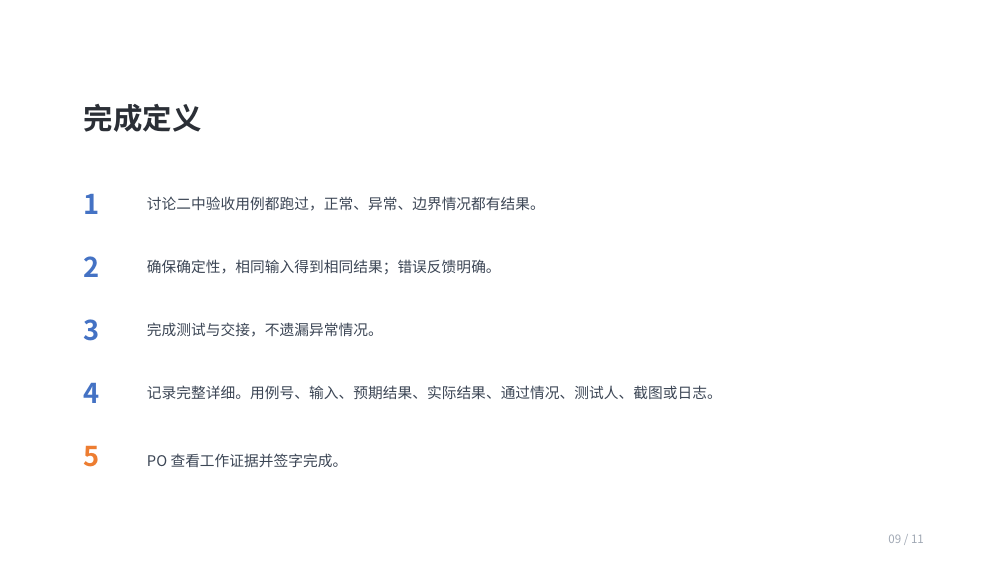
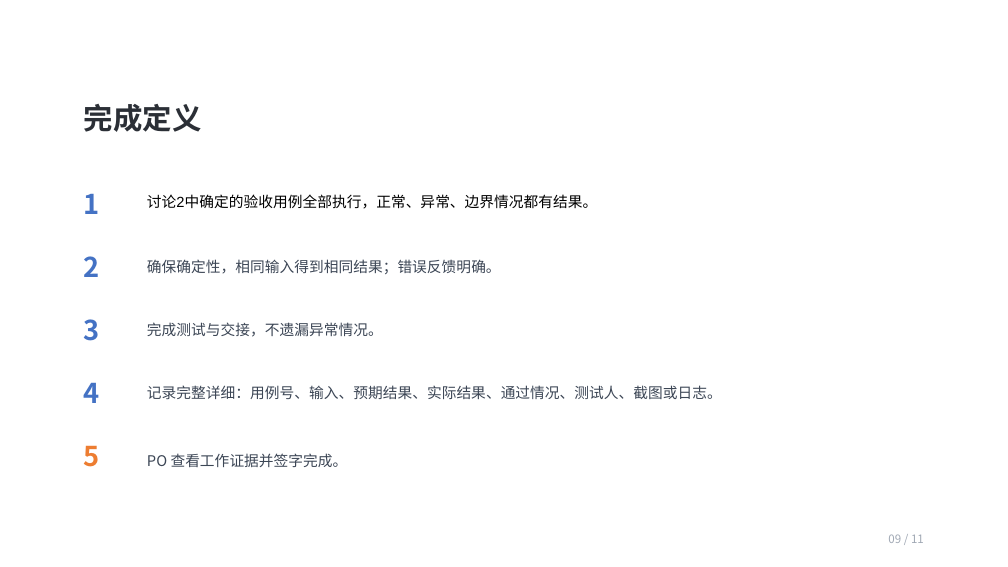
Before and after one commit to jianboer/SimpleCADforDSH, a slide deck: slide 10 of docs/course/discussions/讨论3.pptx (slide 9 before the commit). Drawn at 1008x567 pixels with LibreOffice and Linux fonts; fonts in the diff are those of the drawing. Boxes give left, top, right and bottom in pixels: in the first picture for what was removed or moved away, otherwise in the second. Text is boxed around its words. In the diff, an @@ line names an element or a change of style, - is before the commit and + after.

```diff
--- a/docs/course/discussions/讨论3.pptx
+++ b/docs/course/discussions/讨论3.pptx
@@ text at bbox=[147, 194, 597, 209]: text changed; font Noto Sans CJK SC to Arial; text colour #3C4655 to #000000 @@
-讨论二中验收用例都跑过，正常、异常、边界情况都有结果。
+讨论2中确定的验收用例全部执行，正常、异常、边界情况都有结果。
@@ text at bbox=[147, 385, 722, 399]: text changed @@
-记录完整详细。用例号、输入、预期结果、实际结果、通过情况、测试人、截图或日志。
+记录完整详细：用例号、输入、预期结果、实际结果、通过情况、测试人、截图或日志。
```
Also in this commit, not shown: 6 other slides changed, 1 slide added.
